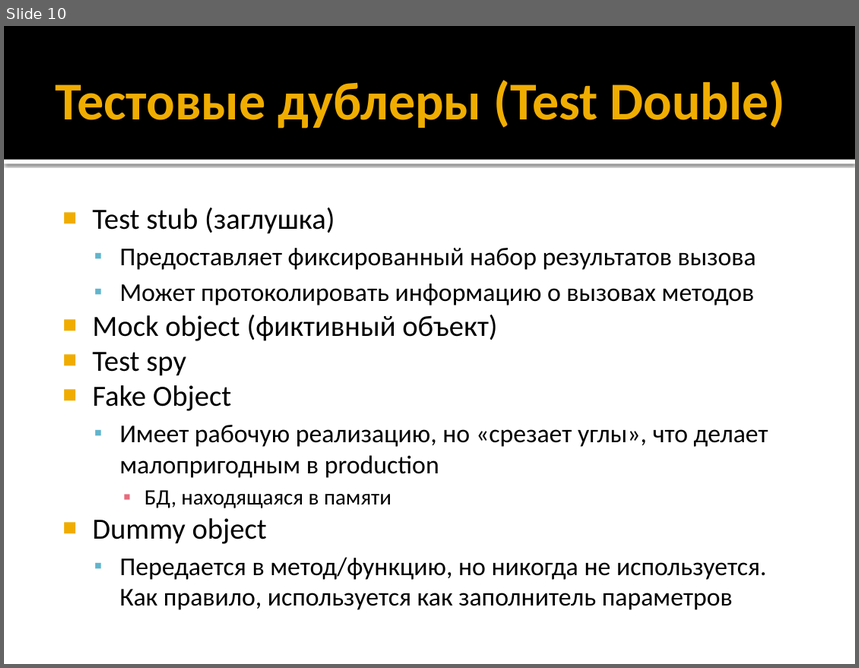
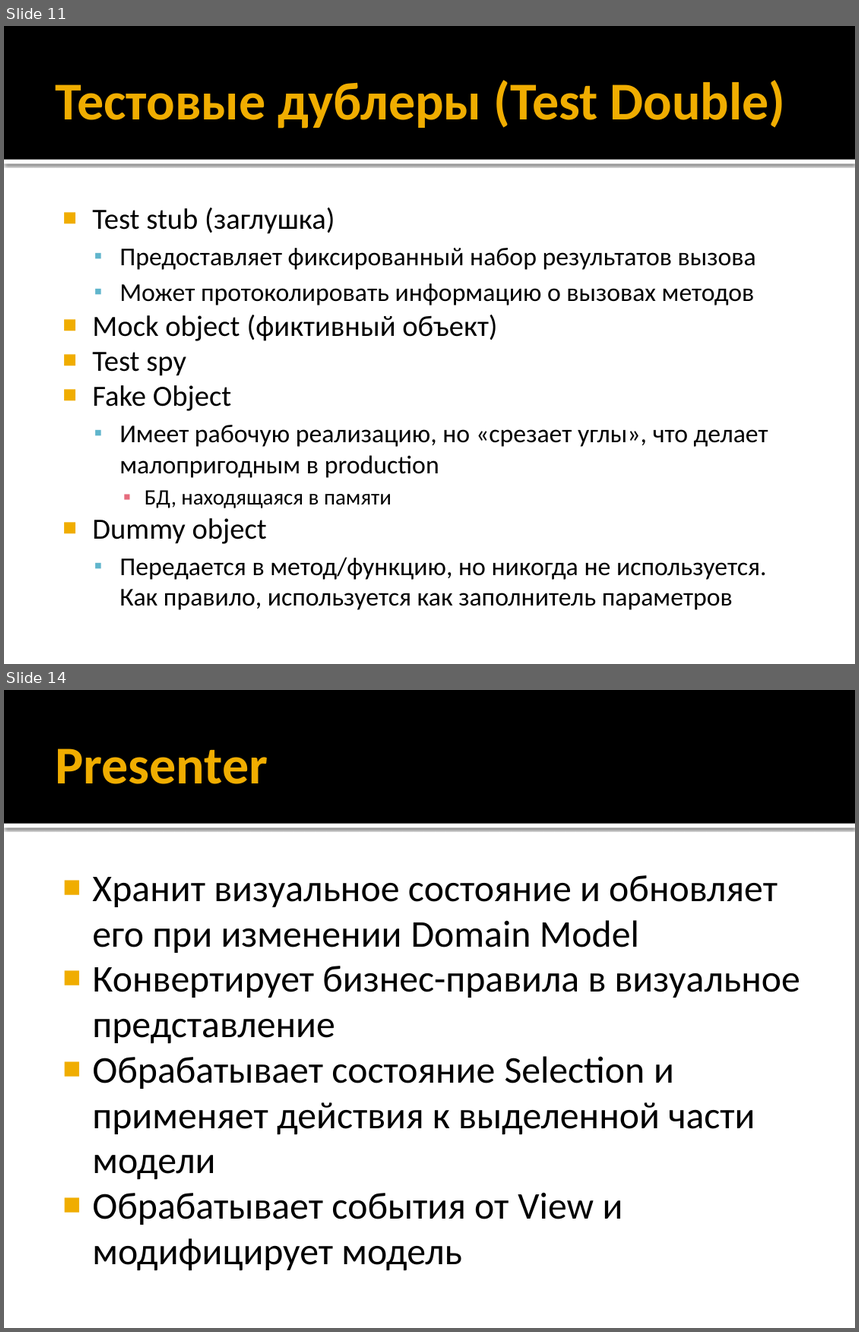
Before and after one commit to iv-sergius/ood, a slide deck: lectures/mvxx/mvxx.pptx. Shown one above the other, each under a label of ours: slide 10 before the commit, slides 11 and 14 after it; the slides between them are not shown. The pictures are 859x668 and 859x1332 pixels, drawn with LibreOffice and Linux fonts; fonts in the diff are those of the drawing. Boxes give left, top, right and bottom in pixels: in the first picture for what was removed or moved away, otherwise in the second. Text is boxed around its words. In the diff, an @@ line names an element or a change of style, - is before the commit and + after.

```diff
--- a/lectures/mvxx/mvxx.pptx
+++ b/lectures/mvxx/mvxx.pptx
@@ slide 14 added at <box>4,690,855,1328</box>, background #FFFFFF; not listed: 2 template elements that a slide beside it also shows @@
@@ title added at <box>55,749,268,784</box>, 45 pt, text #F0AD00, bold @@
+Presenter
@@ text added at <box>92,875,800,1271</box>, 32 pt, text #000000 @@
+■ Хранит визуальное состояние и обновляет его при изменении Domain Model
+■ Конвертирует бизнес-правила в визуальное представление
+■ Обрабатывает состояние Selection и применяет действия к выделенной части модели
+■ Обрабатывает события от View и модифицирует модель
@@ what was slide 10 is now slide 11 @@
```
Also in this commit, not shown: 3 slides changed, 7 other slides added.
